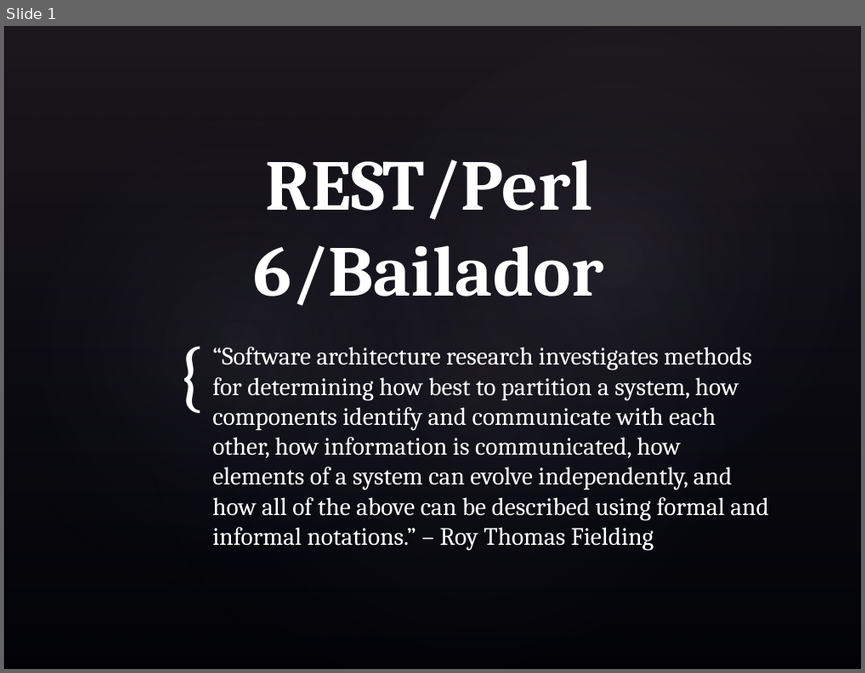
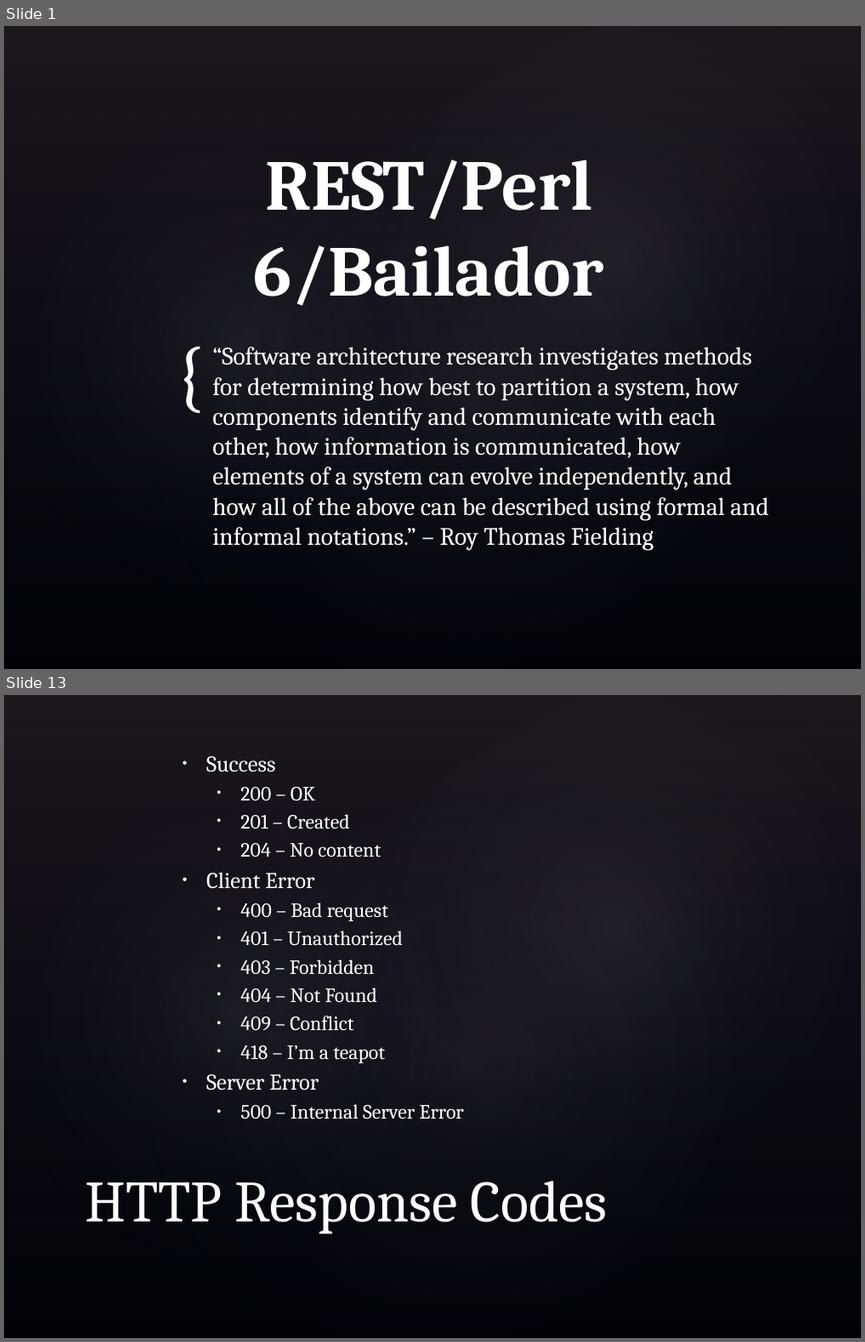
Before and after one commit to skeletonkey/Perl6_REST, a slide deck: docs/Perl6_REST.pptx. Shown one above the other, each under a label of ours: slide 1 before the commit, slides 1 and 13 after it; the slides between them are not shown. The pictures are 865x673 and 865x1342 pixels, drawn with LibreOffice and Linux fonts; fonts in the diff are those of the drawing; background and template pictures are left out. Boxes give left, top, right and bottom in pixels: in the first picture for what was removed or moved away, otherwise in the second. Text is boxed around its words. In the diff, an @@ line names an element or a change of style, - is before the commit and + after.

```diff
--- a/docs/Perl6_REST.pptx
+++ b/docs/Perl6_REST.pptx
@@ slide 13 added at (4,695,861,1338), background picture (left out); not listed: 4 template elements that a slide beside it also shows @@
@@ text added at (206,756,464,1119), 17 pt, text #FFFFFF @@
+  • Success
+    • 200 – OK
+    • 201 – Created
+    • 204 – No content
+  • Client Error
+    • 400 – Bad request
+    • 401 – Unauthorized
+    • 403 – Forbidden
+    • 404 – Not Found
+    • 409 – Conflict
+    • 418 – I’m a teapot
+  • Server Error
+    • 500 – Internal Server Error
@@ title added at (86,1180,607,1234), 49 pt, text #FFFFFF @@
+HTTP Response Codes
```
Also in this commit, not shown: 1 slide changed, 13 other slides added.
